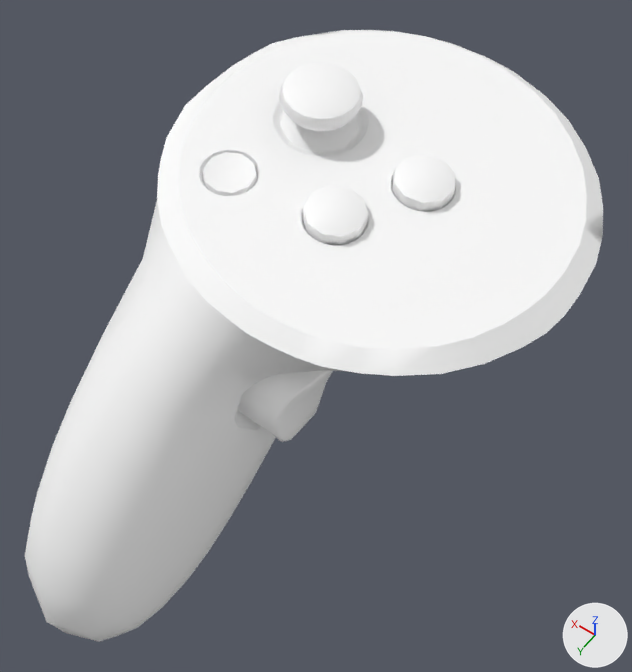
The FBX model CFoS Project/Assets/CFOS/Interaction/Assets/Models/Controllers/LeftController.fbx as it was, and as the next commit left it.
Rendered twice from a 50 mm lens placed at (-0.059, 0.093, 0.0934), pointed at (-0.0039, 0.0158, -0.0279). Every picture has the same lights, and +X, +Y and +Z are marked at lower right. Where no turn or scale is listed for an object, it has been applied to the vertices. Vertices at the same position are counted once.

Objects in the first picture: 'left_quest2_mesh'.
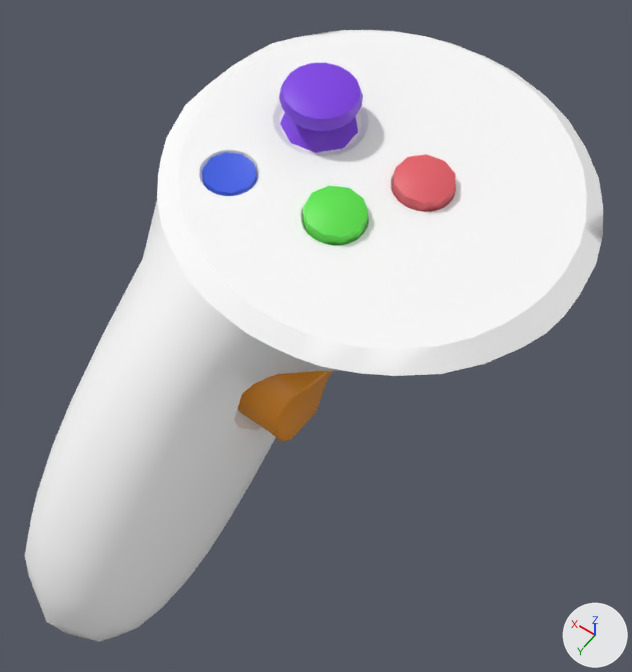
What changed in the scene script:
```text
Add mat_primarybuttonmaterial:
    mat_primarybuttonmaterial = principled_material('PrimaryButtonMaterial')
    mat_primarybuttonmaterial.base_color = (0.8, 0.115, 0.139)  # red #e75f68
Add mat_graspmaterial:
    mat_graspmaterial = principled_material('GraspMaterial')
    mat_graspmaterial.base_color = (0.8, 0.284, 0.0126)  # orange #e7911d
Add mat_secondarybuttonmaterial:
    mat_secondarybuttonmaterial = principled_material('SecondaryButtonMaterial')
    mat_secondarybuttonmaterial.base_color = (0.107, 0.8, 0.0679)  # green #5ce74a
Add mat_triggermaterial:
    mat_triggermaterial = principled_material('TriggerMaterial')
    mat_triggermaterial.base_color = (0.0371, 0.8, 0.648)  # cyan #36e7d3
Add mat_joystickmaterial:
    mat_joystickmaterial = principled_material('JoystickMaterial')
    mat_joystickmaterial.base_color = (0.217, 0.0461, 0.8)  # purple #803de7
Add mat_menubuttonmaterial:
    mat_menubuttonmaterial = principled_material('MenuButtonMaterial')
    mat_menubuttonmaterial.base_color = (0.0466, 0.115, 0.8)  # blue #3d5fe7
Change me_mesh_007:
    where me_mesh_007.from_pydata(...)  # 1076 vertices, 1123 faces; spans x -0.0412..0.0301, y -0.035..0.076, z -0.0726..0.0093
    used by ob_left_quest2_mesh; location = (0.0, 0.0, 0.0)
    me_mesh_007 part 1: 25 of the faces centred in x -0.0171..-0.0076, y -0.0061..0.0033, z -0.0016..0.0017 switch from mat_shell_quest2controllermat_002 (white #ffffff) to mat_primarybuttonmaterial (red #e75f68)
    me_mesh_007 part 2: 26 of the faces centred in x -0.0096..-0.0002, y 0.0075..0.0169, z -0.002..0.0013 switch from mat_shell_quest2controllermat_002 (white #ffffff) to mat_secondarybuttonmaterial (green #5ce74a)
    me_mesh_007 part 3: 40 of the faces centred in x 0.0093..0.0175, y 0.011..0.0192, z -0.0008..0.0007 switch from mat_shell_quest2controllermat_002 (white #ffffff) to mat_menubuttonmaterial (blue #3d5fe7)
    me_mesh_007 part 4: 103 of the faces centred in x 0.0016..0.0152, y -0.0095..0.0043, z -0.0013..0.0091 switch from mat_shell_quest2controllermat_002 (white #ffffff) to mat_joystickmaterial (purple #803de7)
    me_mesh_007 part 5: 73 of the faces centred in x -0.0114..0.0017, y 0.008..0.0357, z -0.0402..-0.0209 switch from mat_shell_quest2controllermat_002 (white #ffffff) to mat_graspmaterial (orange #e7911d)
    add me_mesh_007.materials.append(mat_triggermaterial)  # cyan #36e7d3
```

Where the change shows, as pixel boxes (x1, y1, x2, y2) in the pictures (632 x 672 px):
part 1 of me_mesh_007, recoloured (white to red)
    both: (392, 154, 456, 212)
part 2 of me_mesh_007, recoloured (white to green)
    both: (302, 185, 368, 245)
part 3 of me_mesh_007, recoloured (white to blue)
    both: (202, 152, 257, 196)
part 4 of me_mesh_007, recoloured (white to purple)
    both: (279, 63, 363, 153)
part 5 of me_mesh_007, recoloured
    both: (238, 371, 333, 442)
